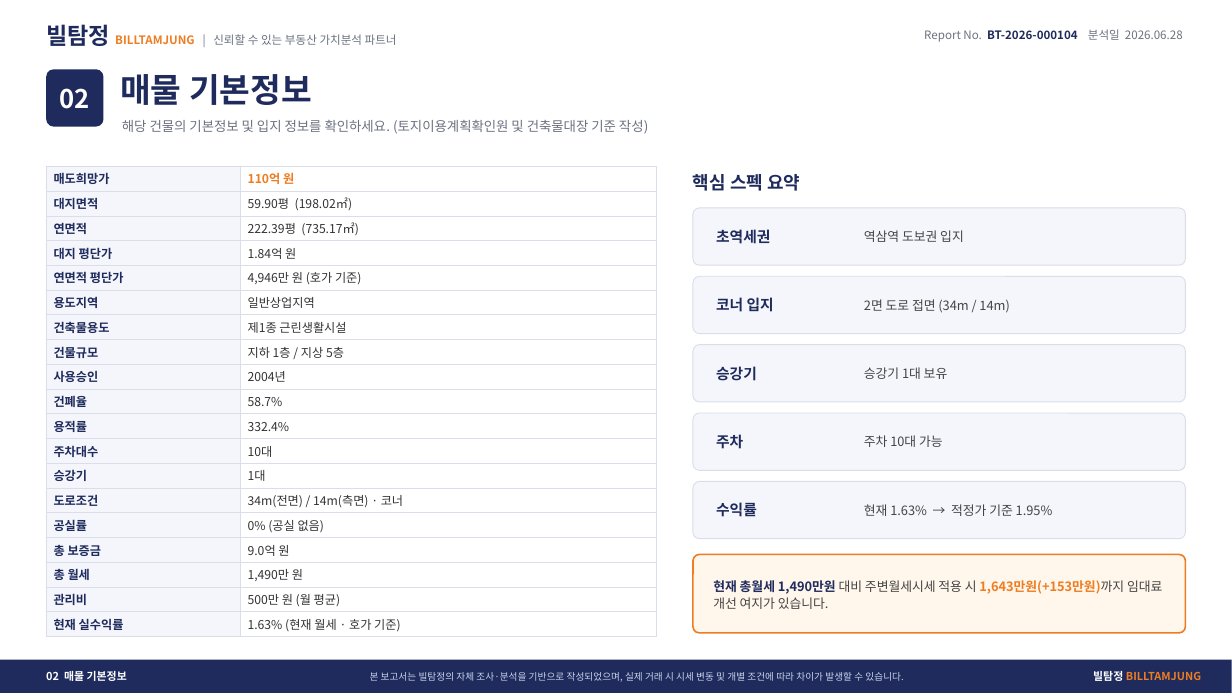
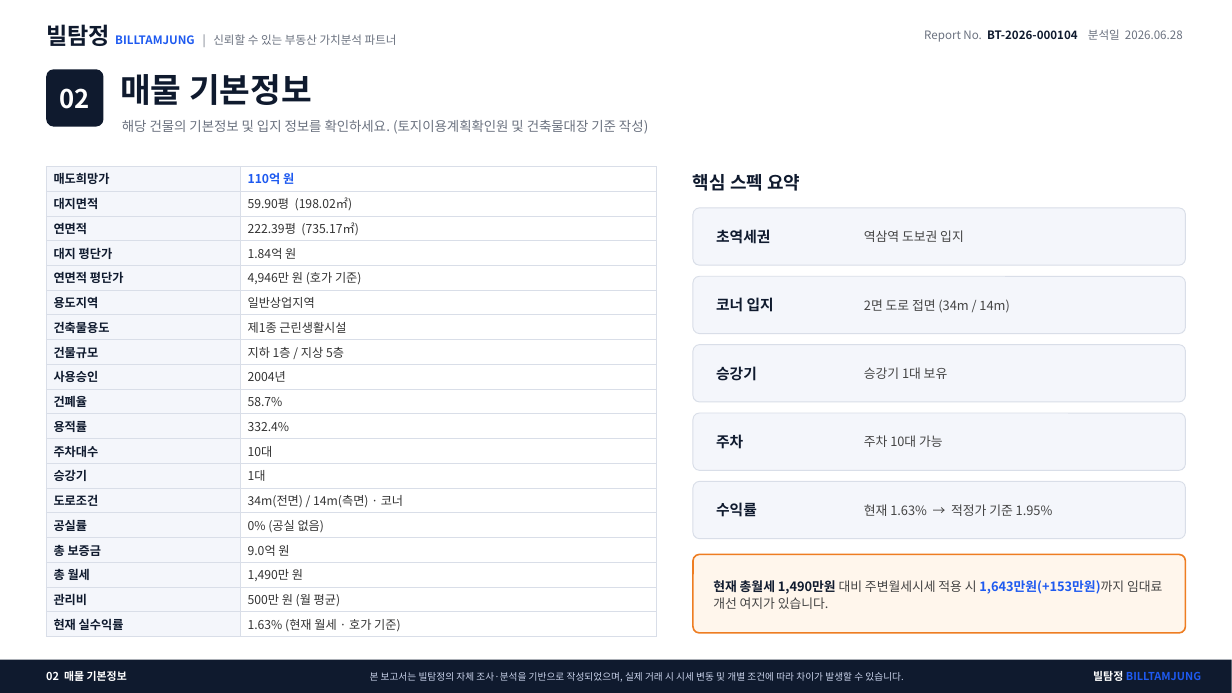
Before and after one commit to lsu7202/billtamjung, a slide deck: slide 2 of specs/03-features/R_example.pptx. Drawn at 1232x693 pixels with LibreOffice and Linux fonts; fonts in the diff are those of the drawing. Boxes give left, top, right and bottom in pixels: in the first picture for what was removed or moved away, otherwise in the second. Text is boxed around its words. In the diff, an @@ line names an element or a change of style, - is before the commit and + after.

```diff
--- a/specs/03-features/R_example.pptx
+++ b/specs/03-features/R_example.pptx
@@ text "빌탐정 BILLTAMJUNG | 신뢰할 수 ..." at [46,24,397,46]: text colour #1E2B5C to #0F1A2E in "빌탐정"; text colour #EE7D22 to #1E5AF0 in "BILLTAMJUNG" @@
@@ text "Report No. BT-2026-000104 분석일 2026.06.28" at [924,29,1183,42]: text colour #1E2B5C to #0F1A2E in "BT-2026-000104" @@
@@ rounded rectangle at [46,69,104,127]: fill #1E2B5C to #0F1A2E @@
@@ table at [46,166,656,635] @@
@@ text colour #1E2B5C to #0F1A2E in "매도희망가", "대지면적", "연면적", "대지 평단가" and 15 more places @@
@@ text colour #EE7D22 to #1E5AF0 in "110억 원" @@
@@ text colour #1E2B5C to #0F1A2E in 7 elements at [120,74,312,105], [693,174,800,191], [716,229,770,244], [716,297,774,312], [716,366,757,381], [716,434,743,449], [716,502,757,517] @@
@@ text "현재 총월세 1,490만원 대비 주변월세시세 ..." at [713,580,1162,609]: text colour #1E2B5C to #0F1A2E in "현재 총월세 1,490만원"; text colour #EE7D22 to #1E5AF0 in "1,643만원(+153만원)까지" @@
@@ rectangle at [0,660,1232,693]: fill #1E2B5C to #0F1A2E @@
@@ text "빌탐정 BILLTAMJUNG" at [1093,671,1201,681]: text colour #EE7D22 to #1E5AF0 in "BILLTAMJUNG" @@
```
Also in this commit, not shown: 7 other slides changed, 39 other files.
